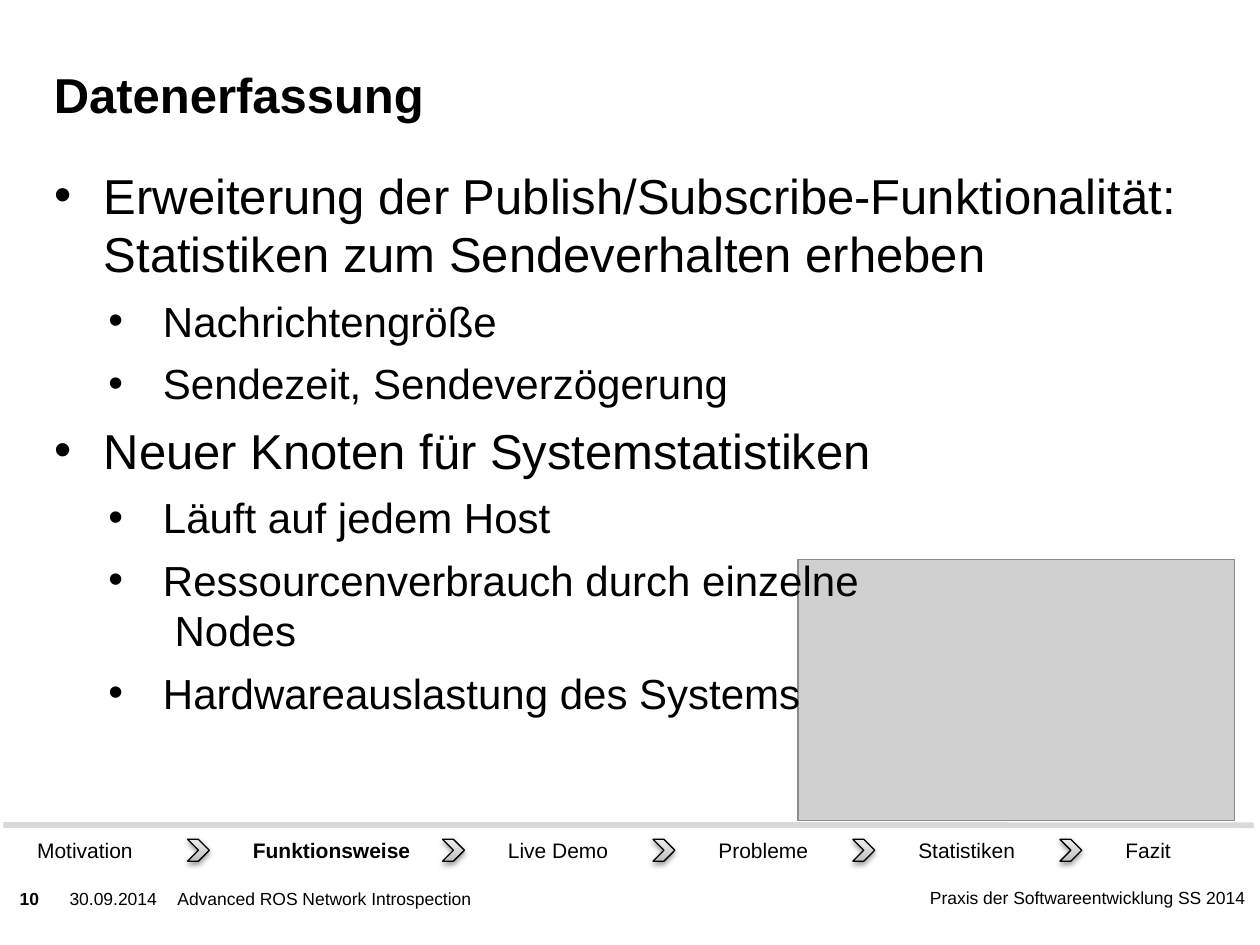
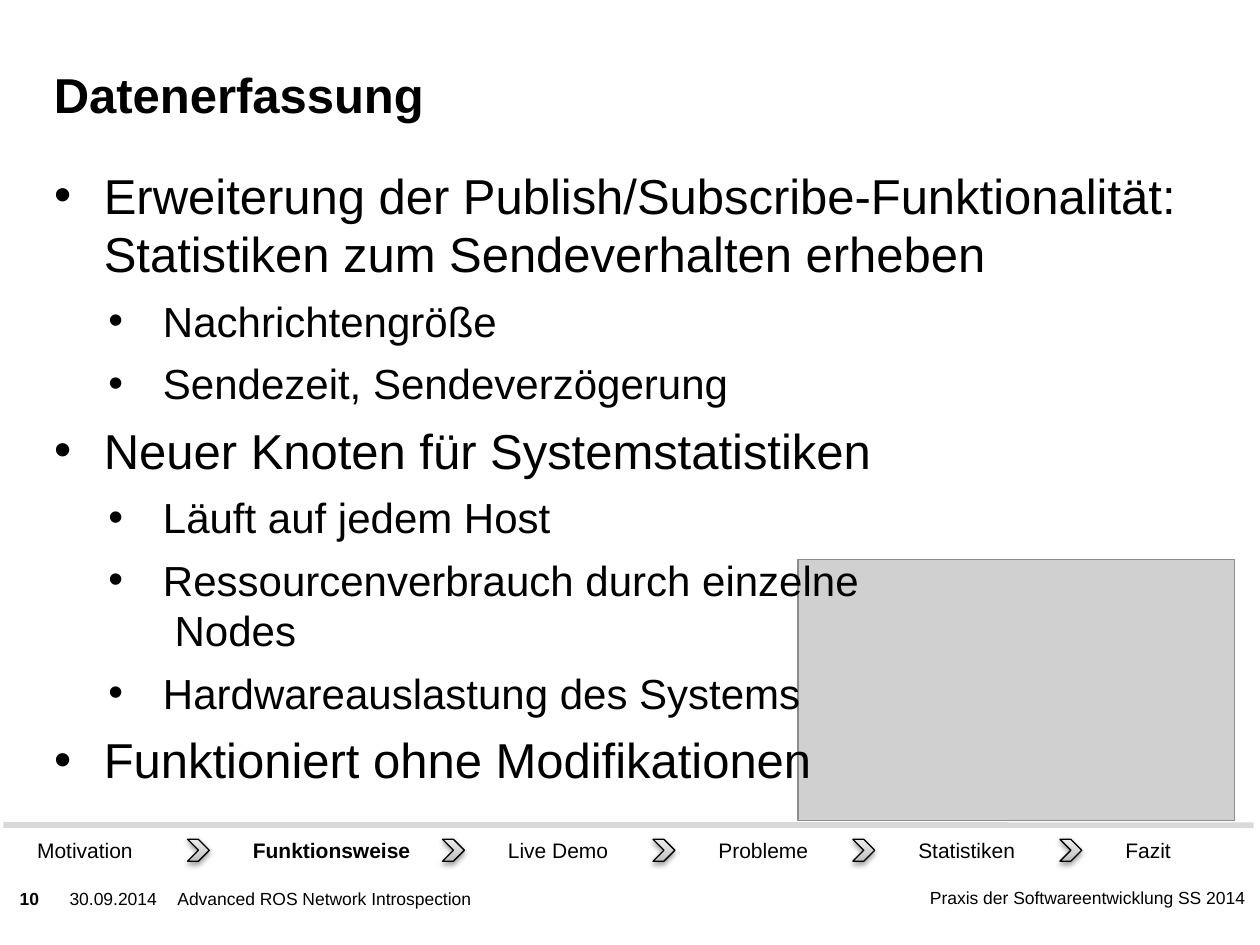
Before and after one commit to ROS-PSE/Documents, a slide deck: slide 10 of Präsentation/Präsentation.pptx. Drawn at 1260x945 pixels with LibreOffice and Linux fonts; fonts in the diff are those of the drawing; grey boxes stand for pictures; background and template pictures are left out. Boxes give left, top, right and bottom in pixels: in the first picture for what was removed or moved away, otherwise in the second. Text is boxed around its words. In the diff, an @@ line names an element or a change of style, - is before the commit and + after.

```diff
--- a/Präsentation/Präsentation.pptx
+++ b/Präsentation/Präsentation.pptx
@@ text at box(104, 739, 812, 788): paragraph added @@
+• Funktioniert ohne Modifikationen
```
Also in this commit, not shown: 1 other slide changed, 1 other file.
